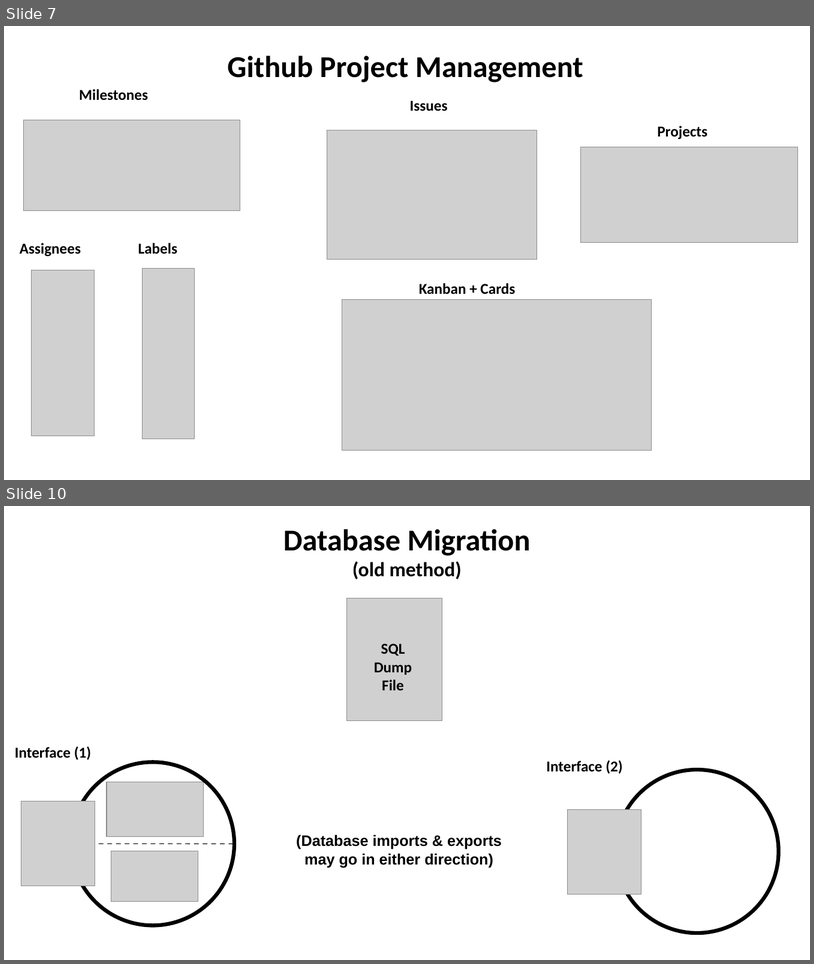
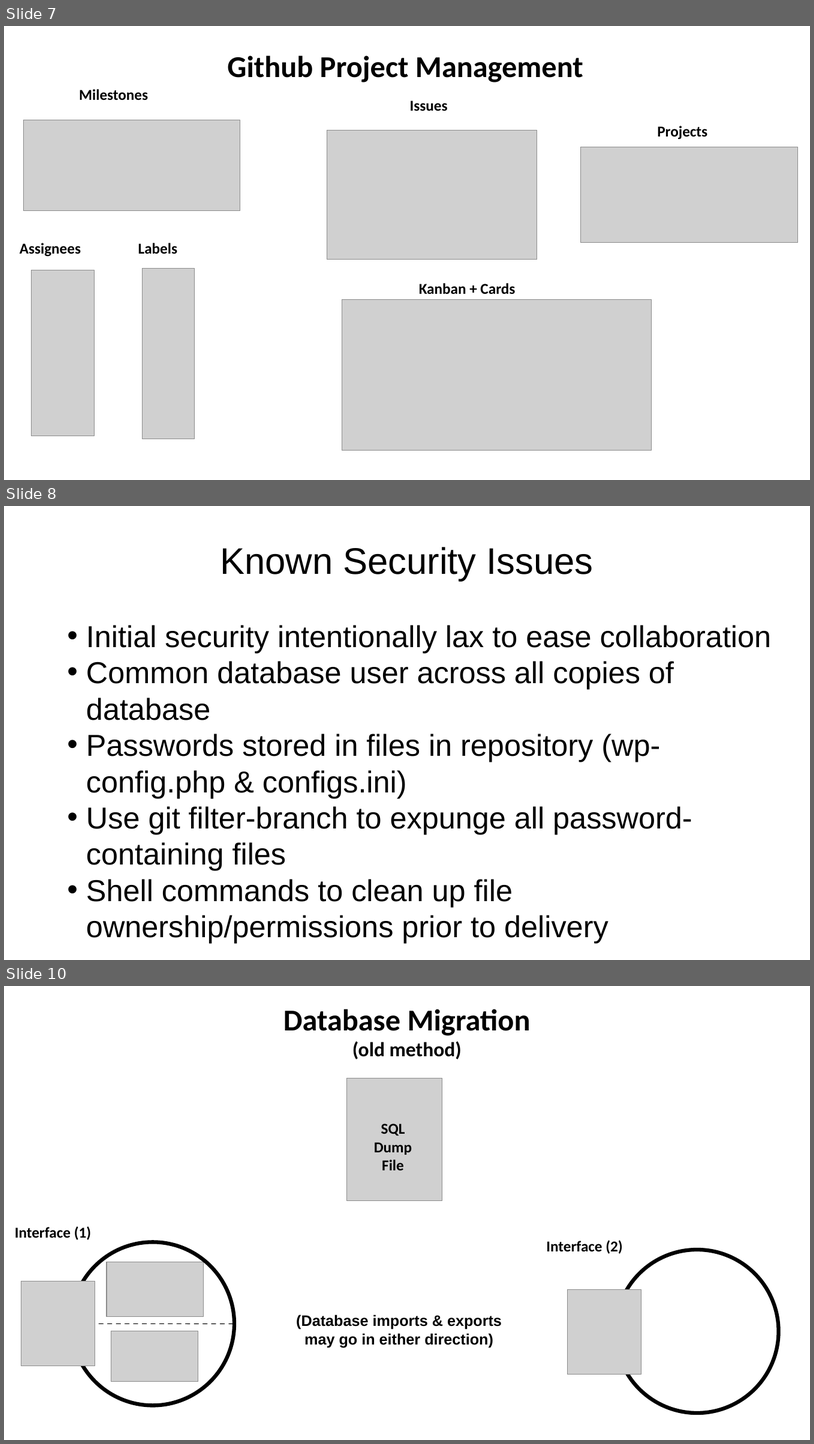
Before and after one commit to cp3402-students/a2-cp3402-2019-team10, a slide deck: work/presentation/CP3402 Group 10.pptx. Shown one above the other, each under a label of ours: slides 7 and 10 before the commit, slides 7, 8 and 10 after it; the slides between them are not shown. The pictures are 814x964 and 814x1444 pixels, drawn with LibreOffice and Linux fonts; fonts in the diff are those of the drawing; grey boxes stand for pictures. Boxes give left, top, right and bottom in pixels: in the first picture for what was removed or moved away, otherwise in the second. Text is boxed around its words. In the diff, an @@ line names an element or a change of style, - is before the commit and + after.

Commit message:
add slides for security and project infrastructure

```diff
--- a/work/presentation/CP3402 Group 10.pptx
+++ b/work/presentation/CP3402 Group 10.pptx
@@ slide 8 added at [4, 506, 810, 960], background #FFFFFF @@
@@ title added at [220, 547, 594, 580], 44 pt, text #000000 @@
+Known Security Issues
@@ text added at [86, 625, 772, 943], 36 pt, text #000000 @@
+• Initial security intentionally lax to ease collaboration
+• Common database user across all copies of database
+• Passwords stored in files in repository (wp-config.php & configs.ini)
+• Use git filter-branch to expunge all password-containing files
+• Shell commands to clean up file ownership/permissions prior to delivery
```
Also in this commit, not shown: 1 slide changed, 1 other slide added, 2 slides removed.
